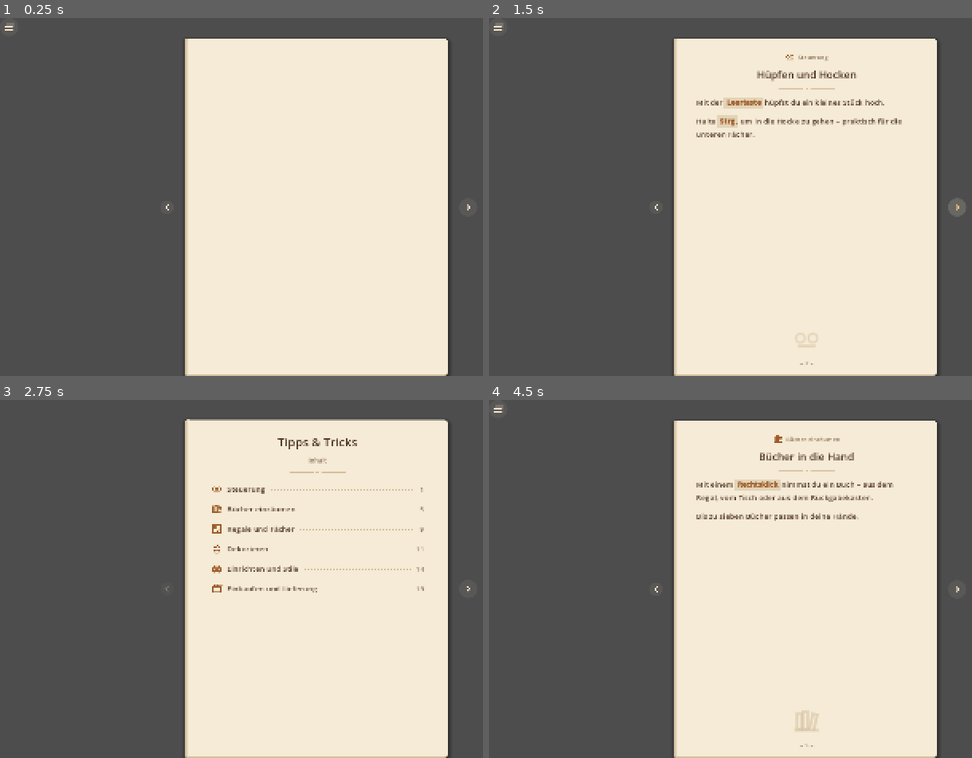
Above: before the commit, frames 1-4 (two rows, left to right).
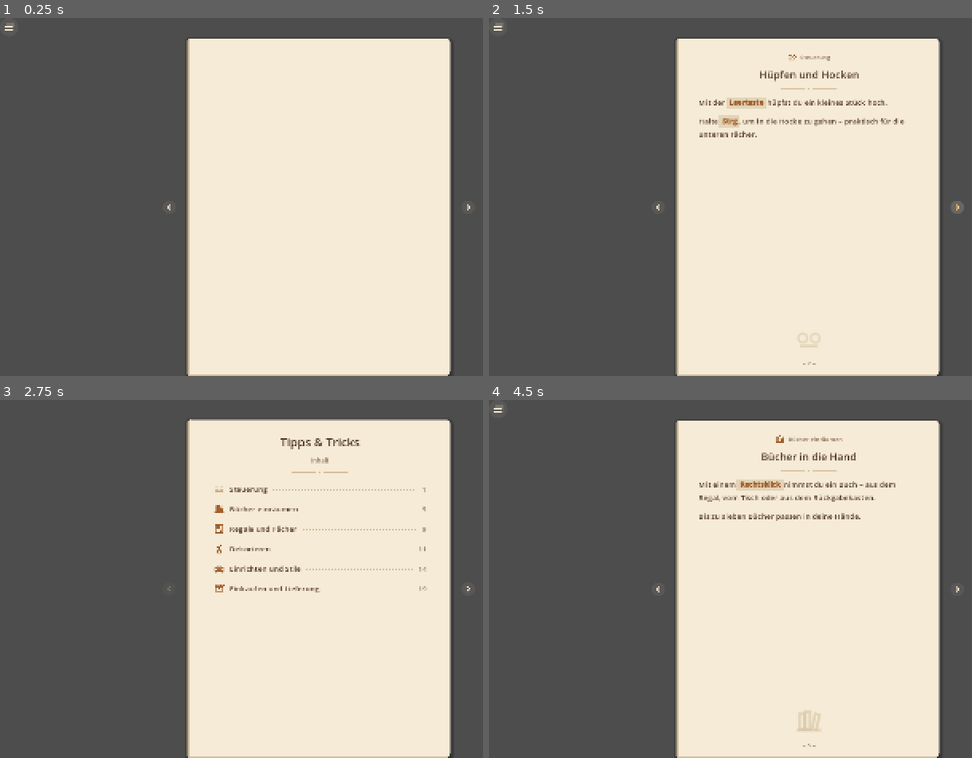
Above: after the commit, the same moments.

Repository: muschel99/Buecherei-Game
Game: Godot game, scene res://scenes/ui/tablet_apps/tips_app.tscn
Same seed, same stepped clock (60 frames per second), same inputs: the game is played once before the commit and once after it. This scene is started directly instead of the project's main scene.
Inputs (mouse positions are in pixels of both pictures, inside the frame that each line leads up to):
- Up to frame 1 (0.25 s): no input
- Up to frame 2 (1.5 s): click (957, 207) at 0.5 s; click (957, 207) at 1.25 s
- Up to frame 3 (2.75 s): click (9, 410) at 2 s
- Up to frame 4 (4.5 s): click (807, 489) at 2.75 s; click (658, 589) at 3.5 s; click (807, 507) at 4.25 s

The runs differ from the first frame. In frame 1, 1.6% of the frame differs, in the area x 34-94%, y 5-100%; in frame 2, 3.1%; in frame 3, 3.1%; in frame 4, 3.2%.

Commit message:
Etappe 3h: Feinschliff nach Durchsicht und Dokumentation
- R auf Deko (oder ein ausgelegtes Buch) im Regal öffnet das Menü dieses Regals
- R geht auch im Sitzen; solange ein Menü offen ist, steht man nicht auf
- Tipps-Büchlein: lange Seiten lassen sich scrollen, beide Pfeile gleich groß
- Ladenname im Gestaltungsmodus kommt aus dem Datenblatt
- Tastenhilfe im Pausenmenü: R = Bücher-Menü überall
- Roadmap, Spielidee und Arbeitsregeln für Etappe 3h aktualisiert

Co-Authored-By: Claude Opus 5.5 <noreply@anthropic.com>
Claude-Session: https://claude.ai/code/session_019h7HXfFS3pVv47U8YJjpyf

Diff:
--- a/scenes/ui/pause_menu.tscn
+++ b/scenes/ui/pause_menu.tscn
@@ -139,10 +139,10 @@
 
 [node name="KeyShelf" type="Label" parent="ControlsPanel/VBox/KeyGrid"]
 theme_override_colors/font_color = Color(0.96, 0.78, 0.48, 1)
-text = "R am Regal"
+text = "R"
 
 [node name="ActionShelf" type="Label" parent="ControlsPanel/VBox/KeyGrid"]
-text = "Regal-Menü: Genre je Fach, Buch aus dem Lager, auffüllen, sortieren"
+text = "Bücher-Menü (überall): Bücher aus dem Lager nehmen – am Regal auch Genre je Fach, auffüllen, sortieren"
 
 [node name="KeyWheel" type="Label" parent="ControlsPanel/VBox/KeyGrid"]
 theme_override_colors/font_color = Color(0.96, 0.78, 0.48, 1)
--- a/scripts/objects/book_shelf.gd
+++ b/scripts/objects/book_shelf.gd
@@ -1248,7 +1248,7 @@
 
 ## R: Regal-Menü.
 func _on_menu_requested(_interactor: Node) -> void:
-	_open_menu()
+	open_menu()
 
 
 ## Buch nehmen (rechte Maustaste): das angeschaute Buch.
@@ -1277,7 +1277,8 @@
 			put_carried_at(_aim.row, _aim.x)
 
 
-func _open_menu() -> void:
+## Öffnet das Regal-Menü für dieses Regal (R – auch, wenn ich Deko darin anschaue).
+func open_menu() -> void:
 	_set_hover(null)
 	_set_plan({})
 	get_tree().call_group(ShelfMenu.GROUP, "open_for", self)
--- a/scripts/objects/loose_books.gd
+++ b/scripts/objects/loose_books.gd
@@ -116,6 +116,11 @@
 		if entry.book.genre_id == genre_id:
 			count += 1
 	return count
+
+
+## Das ausgelegte Buch, das gerade angeschaut wird (oder null).
+func get_hovered() -> LooseBook:
+	return _hover
 
 
 ## Das Ziel für die Spielfigur, wenn sie ein ausgelegtes Buch anschaut.
--- a/scripts/player/player.gd
+++ b/scripts/player/player.gd
@@ -7,8 +7,9 @@
 ## (Umschalt + E rückwärts) – Lampe, Tür, Karton, Sitz, Tablet usw. haben Vorrang.
 ## Springen mit der Leertaste, Hocken solange Strg gedrückt ist.
 ## Hinsetzen: E auf ein Sitzmöbel; aufstehen mit E, Leertaste oder einer Bewegungstaste.
-## R öffnet das Menü des angeschauten Objekts (Regal-Menü, Interactable.menu_requested) – schaue
-## ich nichts mit Menü an, dasselbe Menü ohne Regal (ShelfMenu.open_for(null)).
+## R öffnet das Menü des angeschauten Objekts (Regal-Menü, Interactable.menu_requested) – auch
+## für Deko und Bücher, die in einem Regal stehen; sonst dasselbe Menü ohne Regal
+## (ShelfMenu.open_for(null)). R geht auch im Sitzen.
 ## Bücher (nur mit der Maus, alles andere bleibt bei E):
 ## - Rechtsklick nimmt das angeschaute Buch (Interactable.take_requested).
 ## - Linksklick legt das Buch obenauf genau dort ab, wo ich hinschaue: ins Regal
@@ -96,7 +97,7 @@
 func _unhandled_input(event: InputEvent) -> void:
 	if event is InputEventMouseMotion and Input.mouse_mode == Input.MOUSE_MODE_CAPTURED:
 		_look_around(event.relative)
-	elif (event.is_action_pressed("interact") or event.is_action_pressed("jump")) and is_seated():
+	elif (event.is_action_pressed("interact") or event.is_action_pressed("jump")) and is_seated() and movement_enabled:
 		stand_up()
 	elif event.is_action_pressed("interact") and interaction_enabled:
 		_start_interact(event is InputEventWithModifiers and event.shift_pressed)
@@ -120,23 +121,50 @@
 		_start_place()
 	elif event.is_action_released("book_place"):
 		_finish_place()
-	elif event.is_action_pressed("open_menu") and interaction_enabled and not is_seated():
-		# R: Menü des angeschauten Objekts (Regal-Menü) – sonst dasselbe Menü ohne Regal
-		# (Bücher aus dem Lager wählen geht überall, die Regal-Teile sind dann ausgegraut)
+	elif event.is_action_pressed("open_menu") and interaction_enabled:
+		# R (auch im Sitzen): Menü des angeschauten Objekts (Regal-Menü); steht das Angeschaute
+		# in einem Regal (Deko, ausgelegtes Buch), das Menü dieses Regals – sonst dasselbe Menü
+		# ohne Regal (Bücher aus dem Lager wählen geht überall, Regal-Teile sind ausgegraut)
 		if is_instance_valid(_current_target) and _current_target.has_menu():
 			_current_target.request_menu(self)
 		else:
-			get_tree().call_group(ShelfMenu.GROUP, "open_for", null)
+			var shelf := _shelf_holding_target()
+			if shelf:
+				shelf.open_menu()
+			else:
+				get_tree().call_group(ShelfMenu.GROUP, "open_for", null)
 	elif event.is_action_pressed("store_books") and interaction_enabled and not BookStock.carried.is_empty():
 		_store_hold_time = 0.0
 	elif event.is_action_released("store_books"):
 		_cancel_store_hold()
 
 
+## Steht das angeschaute Ding (Deko oder ein ausgelegtes Buch) auf einem Brett eines Regals?
+## Dann liefert es dieses Regal (für R), sonst null.
+func _shelf_holding_target() -> BookShelf:
+	if not is_instance_valid(_current_target):
+		return null
+	var support_uid := 0
+	var loose := _current_target.get_parent() as LooseBooks
+	if loose and loose.get_hovered():
+		support_uid = loose.get_hovered().support_uid
+	else:
+		var item := FurnitureUtils.find_placed_furniture(_current_target)
+		if item:
+			support_uid = item.support_uid
+	if support_uid <= 0:
+		return null
+	for shelf: BookShelf in get_tree().get_nodes_in_group(BookStock.SHELF_GROUP):
+		var holder := FurnitureUtils.find_placed_furniture(shelf)
+		if holder and holder.uid == support_uid:
+			return shelf
+	return null
+
+
 func _physics_process(delta: float) -> void:
 	if _seat or (_sit_tween and _sit_tween.is_running()):
 		# Im Sitzen (und während des Hinsetzens/Aufstehens) nicht laufen
-		if _seat and not (_sit_tween and _sit_tween.is_running()) \
+		if _seat and not (_sit_tween and _sit_tween.is_running()) and movement_enabled \
 				and Input.get_vector("move_left", "move_right", "move_forward", "move_back") != Vector2.ZERO:
 			stand_up()
 		camera.position.y = lerpf(camera.position.y, 0.0, 10.0 * delta)
--- a/scripts/ui/build_ui.gd
+++ b/scripts/ui/build_ui.gd
@@ -120,7 +120,7 @@
 
 	if _cards.is_empty():
 		var empty := Label.new()
-		empty.text = "Hier ist noch nichts. Bei „Nest & Nook“ am Theken-Tablet findest du mehr."
+		empty.text = "Hier ist noch nichts. Bei „%s“ am Theken-Tablet findest du mehr." % CounterTablet.get_app_name("furnishing")
 		if not owned.is_empty():
 			empty.text = "Dazu passt hier gerade nichts – probier einen anderen Filter."
 		empty.add_theme_color_override("font_color", MUTED_COLOR)
--- a/scripts/ui/counter_tablet.gd
+++ b/scripts/ui/counter_tablet.gd
@@ -76,6 +76,14 @@
 	result.sort_custom(func(a: TabletAppData, b: TabletAppData) -> bool:
 		return a.order < b.order if a.order != b.order else a.display_name < b.display_name)
 	return result
+
+
+## Name einer App aus ihrem Datenblatt (z. B. der Ladenname "Nest & Nook" für "furnishing").
+static func get_app_name(id: String) -> String:
+	for app in load_apps():
+		if app.id == id:
+			return app.display_name
+	return id
 
 
 func get_apps() -> Array[TabletAppData]:
--- a/scripts/ui/tablet_app.gd
+++ b/scripts/ui/tablet_app.gd
@@ -9,7 +9,7 @@
 ## Gestaltung wie im Regal-Menü: Farben und Bausteine aus TabletFrame, Symbol-Knöpfe
 ## (TabletIconButton) mit kurzem Tooltip, wenig Text.
 
-## Das Tablet, auf dem die App läuft (für Spielfigur, Vorschaubilder, Wackeln …).
+## Das Tablet, auf dem die App läuft (für Spielfigur, Vorschaubilder …).
 var tablet: CounterTablet
 
 
--- a/scripts/ui/tablet_apps/storage_app.gd
+++ b/scripts/ui/tablet_apps/storage_app.gd
@@ -96,7 +96,7 @@
 	names.add_child(found)
 	_add_counts(row, [entry.stored, entry.shelves, entry.loose, entry.elsewhere], TabletFrame.TEXT_COLOR)
 	var fold := make_icon_button(TabletIconButton.Icon.COLLAPSE if is_expanded(id) else TabletIconButton.Icon.EXPAND,
-		toggle_collection.bind(id), "Sammlung ausblenden" if is_expanded(id) else "Sammlung zeigen")
+		toggle_collection.bind(id))
 	fold.name = "Fold"
 	fold.size_flags_vertical = Control.SIZE_SHRINK_CENTER
 	row.add_child(fold)
--- a/scripts/ui/tablet_apps/tips_app.gd
+++ b/scripts/ui/tablet_apps/tips_app.gd
@@ -32,6 +32,7 @@
 var _prev_button: TabletIconButton
 var _next_button: TabletIconButton
 var _paper: PanelContainer
+var _paper_scroll: ScrollContainer
 var _content: VBoxContainer
 var _turn_tween: Tween
 
@@ -127,6 +128,7 @@
 
 func _show_current() -> void:
 	clear(_content)
+	_paper_scroll.scroll_vertical = 0
 	_content.modulate.a = 1.0 if not (_turn_tween and _turn_tween.is_running()) else _content.modulate.a
 	if current_page < 0 or pages.is_empty():
 		_show_contents_page()
@@ -318,9 +320,15 @@
 	paper_style.content_margin_bottom = 22
 	_paper.add_theme_stylebox_override("panel", paper_style)
 	middle.add_child(_paper)
+	# Wird eine Seite einmal länger als das Papier, lässt sie sich scrollen
+	_paper_scroll = ScrollContainer.new()
+	_paper_scroll.horizontal_scroll_mode = ScrollContainer.SCROLL_MODE_DISABLED
+	_paper.add_child(_paper_scroll)
 	_content = VBoxContainer.new()
+	_content.size_flags_horizontal = Control.SIZE_EXPAND_FILL
+	_content.size_flags_vertical = Control.SIZE_EXPAND_FILL
 	_content.add_theme_constant_override("separation", 14)
-	_paper.add_child(_content)
+	_paper_scroll.add_child(_content)
 	_next_button = make_icon_button(TabletIconButton.Icon.NEXT, next_page, "Weiterblättern")
 	_next_button.name = "NextButton"
 	_next_button.size_flags_vertical = Control.SIZE_SHRINK_CENTER
--- a/scripts/ui/tablet_icon_button.gd
+++ b/scripts/ui/tablet_icon_button.gd
@@ -26,7 +26,7 @@
 	Icon.CONTENTS: "Inhalt",
 }
 ## Kleine Knöpfe (Kreuz, Pfeile, Plus, Minus …): 34 Pixel, die anderen 46
-const SMALL_ICONS := [Icon.CLOSE, Icon.BACK, Icon.HOME, Icon.PLUS, Icon.MINUS, Icon.EXPAND, Icon.COLLAPSE]
+const SMALL_ICONS := [Icon.CLOSE, Icon.BACK, Icon.HOME, Icon.PLUS, Icon.MINUS, Icon.EXPAND, Icon.COLLAPSE, Icon.NEXT]
 const LINE_COLOR := Color(1.0, 0.94, 0.84, 0.92)
 const HOVER_COLOR := Color(0.96, 0.78, 0.48)
 const DISABLED_COLOR := Color(0.85, 0.78, 0.68, 0.3)
Not shown, changed: data/tips/tips.txt
Not shown, changed: CLAUDE.md
Not shown, changed: docs/GAME_DESIGN.md
Not shown, changed: docs/ROADMAP.md
